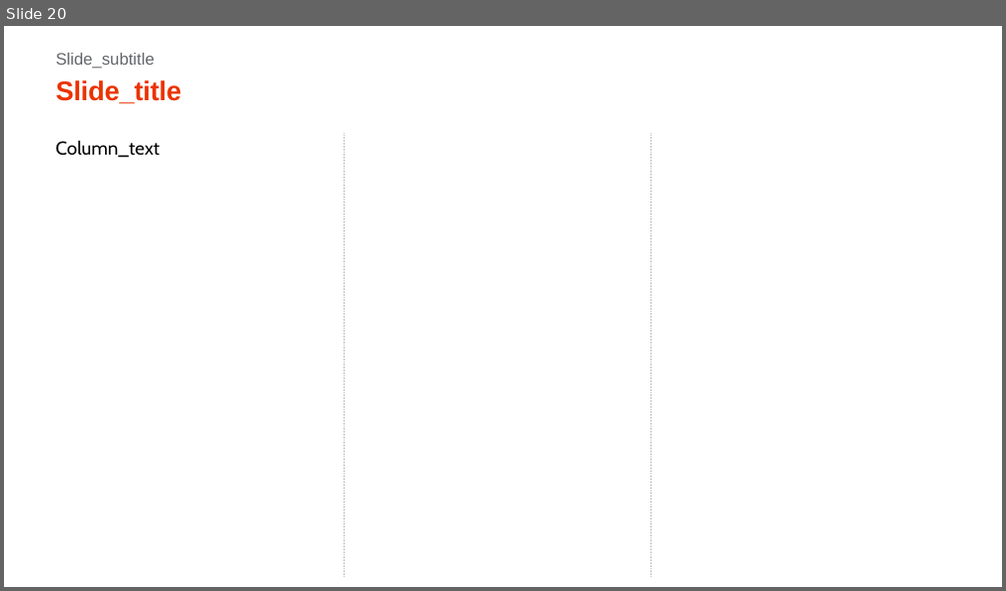
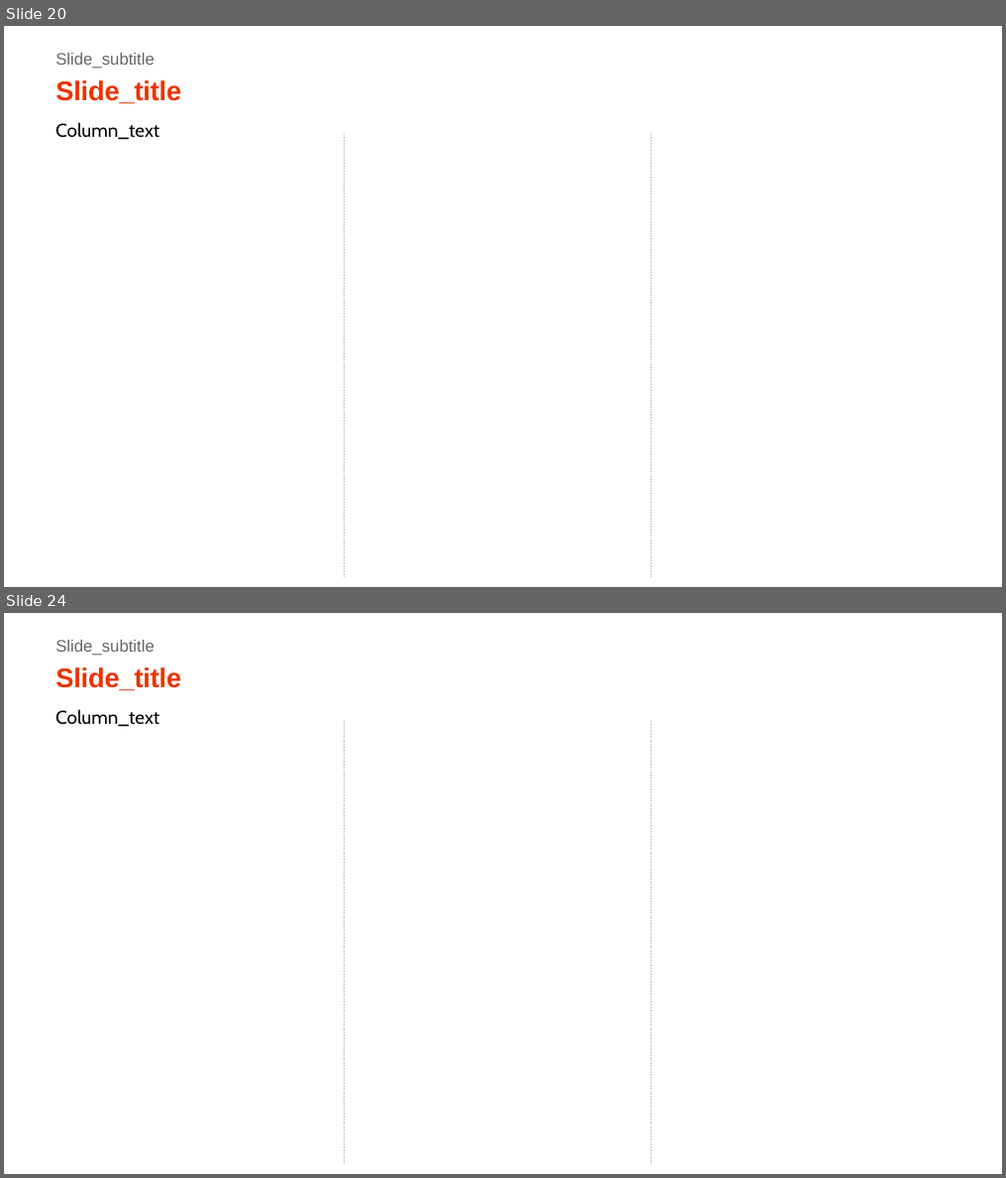
Before and after one commit to xpistos90210/templates, a slide deck: Schema_columns.pptx. Shown one above the other, each under a label of ours: slide 20 before the commit, slides 20 and 24 after it; the slides between them are not shown. The pictures are 1006x591 and 1006x1178 pixels, drawn with LibreOffice and Linux fonts; fonts in the diff are those of the drawing. Boxes give left, top, right and bottom in pixels: in the first picture for what was removed or moved away, otherwise in the second. Text is boxed around its words. In the diff, an @@ line names an element or a change of style, - is before the commit and + after.

```diff
--- a/Schema_columns.pptx
+++ b/Schema_columns.pptx
@@ slide 24 added at (4,613,1002,1174), background #FFFFFF; not listed: 2 template elements that a slide beside it also shows @@
@@ text added at (55,640,154,656), 16 pt, text #63666A @@
+Slide_subtitle
@@ title added at (55,667,181,691), 26 pt, text #EB3300, bold @@
+Slide_title
@@ text added at (55,710,159,727), 18 pt, text #000000 @@
+Column_text
@@ slide 20 changed as well @@
@@ text "Column_text": place and size @@
-text "Column_text" at (55,141,159,158)
+text "Column_text" at (55,123,159,140)
```
Also in this commit, not shown: 19 other slides changed, 4 other slides added.
